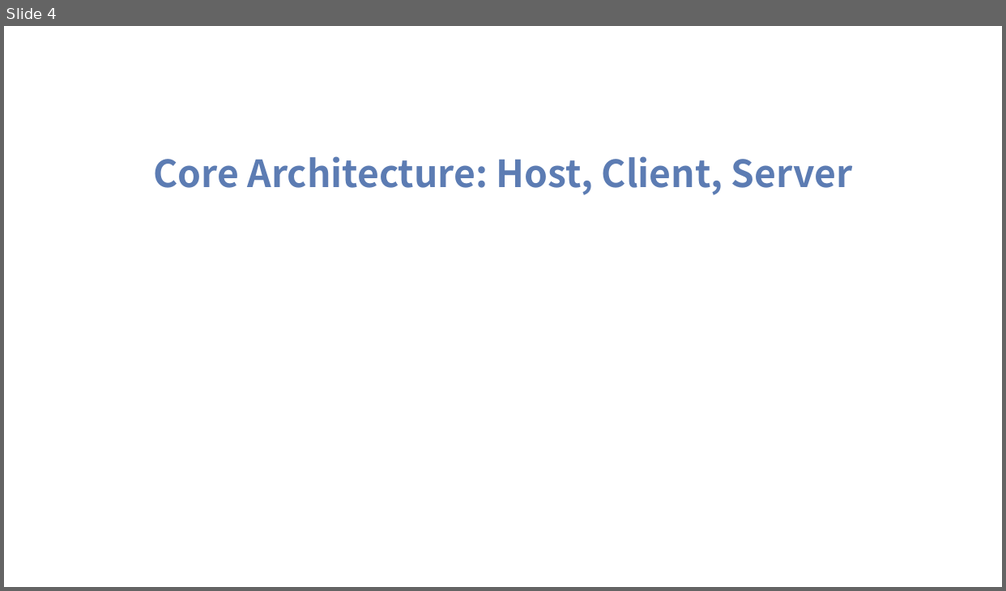
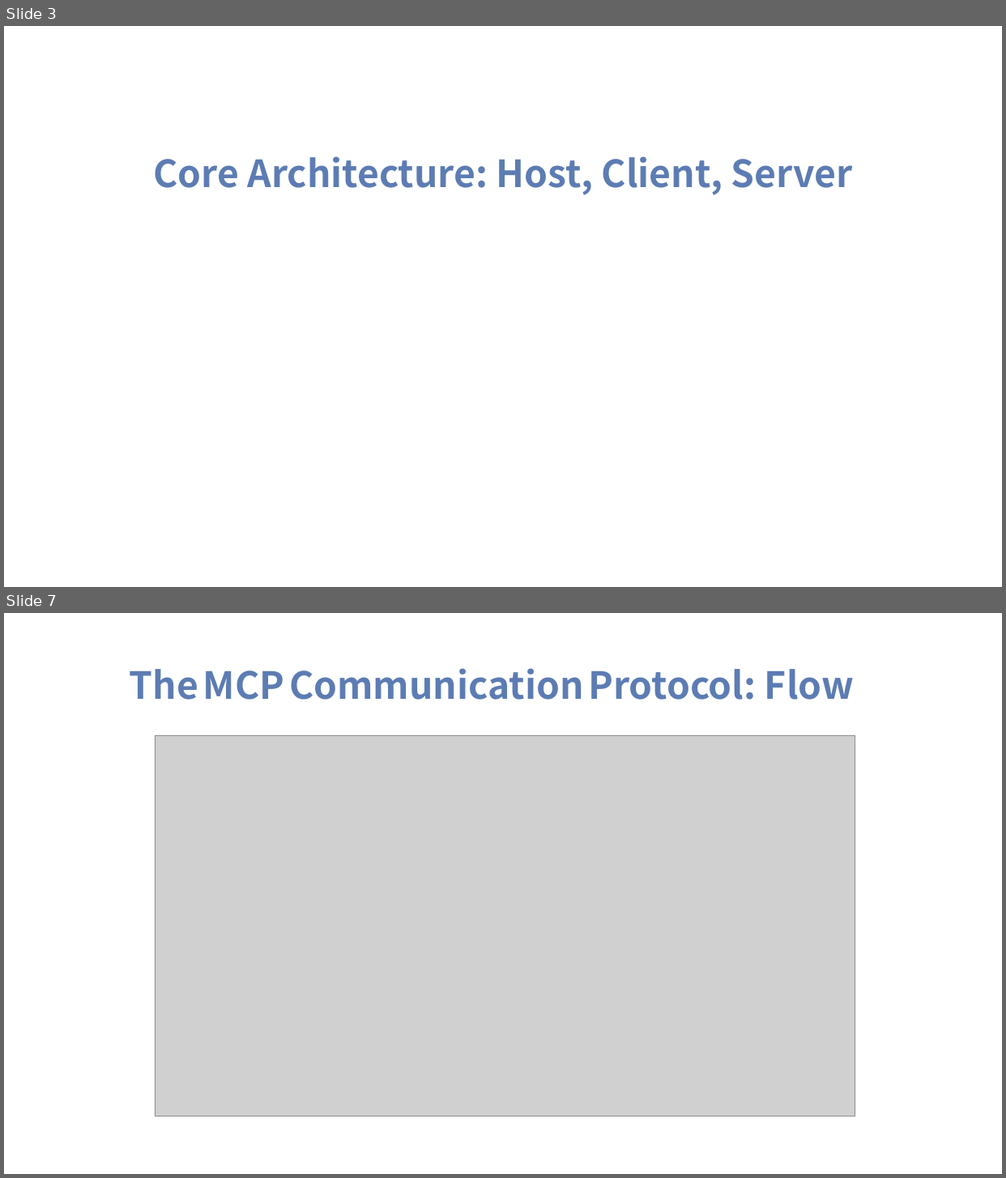
Before and after one commit to tniccum21/LLM_Class, a slide deck: Week10/Week10.pptx. Shown one above the other, each under a label of ours: slide 4 before the commit, slides 3 and 7 after it; the slides between them are not shown. The pictures are 1006x591 and 1006x1178 pixels, drawn with LibreOffice and Linux fonts; fonts in the diff are those of the drawing; grey boxes stand for pictures; background and template pictures are left out. Boxes give left, top, right and bottom in pixels: in the first picture for what was removed or moved away, otherwise in the second. Text is boxed around its words. In the diff, an @@ line names an element or a change of style, - is before the commit and + after.

```diff
--- a/Week10/Week10.pptx
+++ b/Week10/Week10.pptx
@@ slide 7 added at (4,613,1002,1174), background picture (left out) @@
@@ text added at (130,668,854,700), 36 pt, text #5C7CB3, bold @@
+The MCP Communication Protocol: Flow
@@ picture added at (155,736,854,1117) @@
@@ what was slide 4 is now slide 3 @@
```
Also in this commit, not shown: 1 slide changed, 32 other slides added, 11 slides removed, 11 other files.
